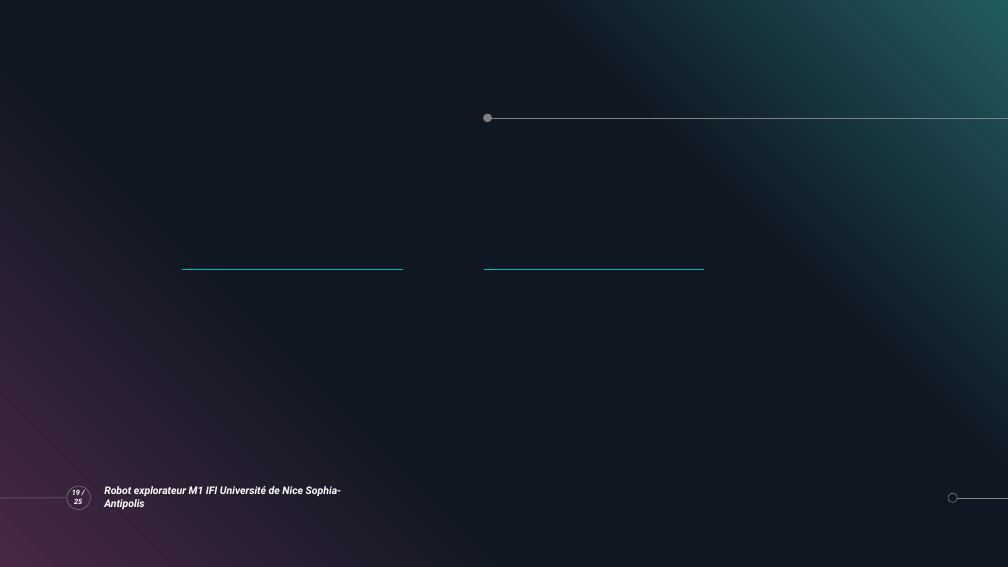
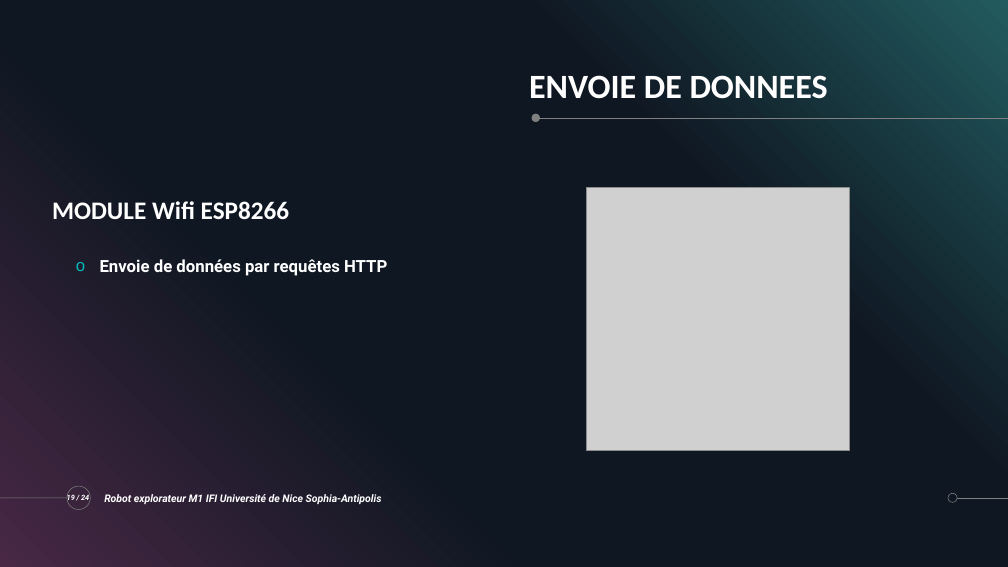
Before and after one commit to ChloeMaccarinelli/TER_M1_S2, a slide deck: slide 19 of doc/Diapo_LOTFI_MACCARINELLI_MARION.pptx. Drawn at 1008x567 pixels with LibreOffice and Linux fonts; fonts in the diff are those of the drawing; grey boxes stand for pictures. Boxes give left, top, right and bottom in pixels: in the first picture for what was removed or moved away, otherwise in the second. Text is boxed around its words. In the diff, an @@ line names an element or a change of style, - is before the commit and + after.

```diff
--- a/doc/Diapo_LOTFI_MACCARINELLI_MARION.pptx
+++ b/doc/Diapo_LOTFI_MACCARINELLI_MARION.pptx
@@ title added at box(529, 75, 828, 99), 32.4 pt, text #FFFFFF, bold @@
+ENVOIE DE DONNEES
@@ ellipse: place and size @@
-ellipse at box(483, 113, 492, 122)
+ellipse at box(532, 113, 540, 122)
@@ line moved from (1008, 118) - (490, 118) to (1008, 118) - (538, 118) @@
@@ text added at box(52, 201, 289, 219), 24 pt, text #FFFFFF, bold @@
+MODULE Wifi ESP8266
@@ picture added at box(586, 188, 849, 451) @@
@@ text added at box(100, 259, 387, 276), 16 pt, text #FFFFFF, bold @@
+o Envoie de données par requêtes HTTP
@@ line removed from (182, 269) to (403, 269) @@
@@ line removed from (484, 269) to (704, 269) @@
@@ page number at box(67, 494, 89, 502): text changed @@
-19 / 25
+19 / 24
@@ text "Robot explorateur M1 IFI Université ..." rewrapped from box(104, 486, 341, 509) to box(104, 494, 382, 504) @@
```
Also in this commit, not shown: 1 other slide changed, 2 other files.
